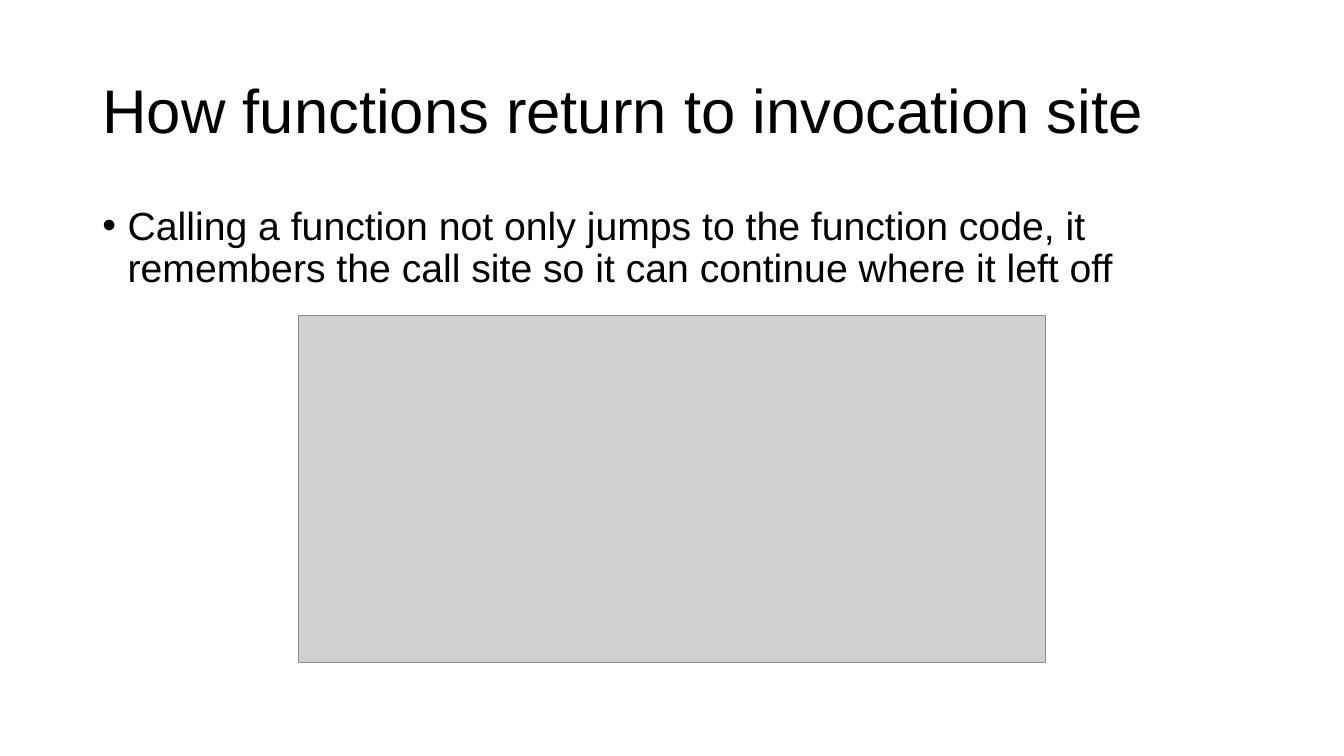
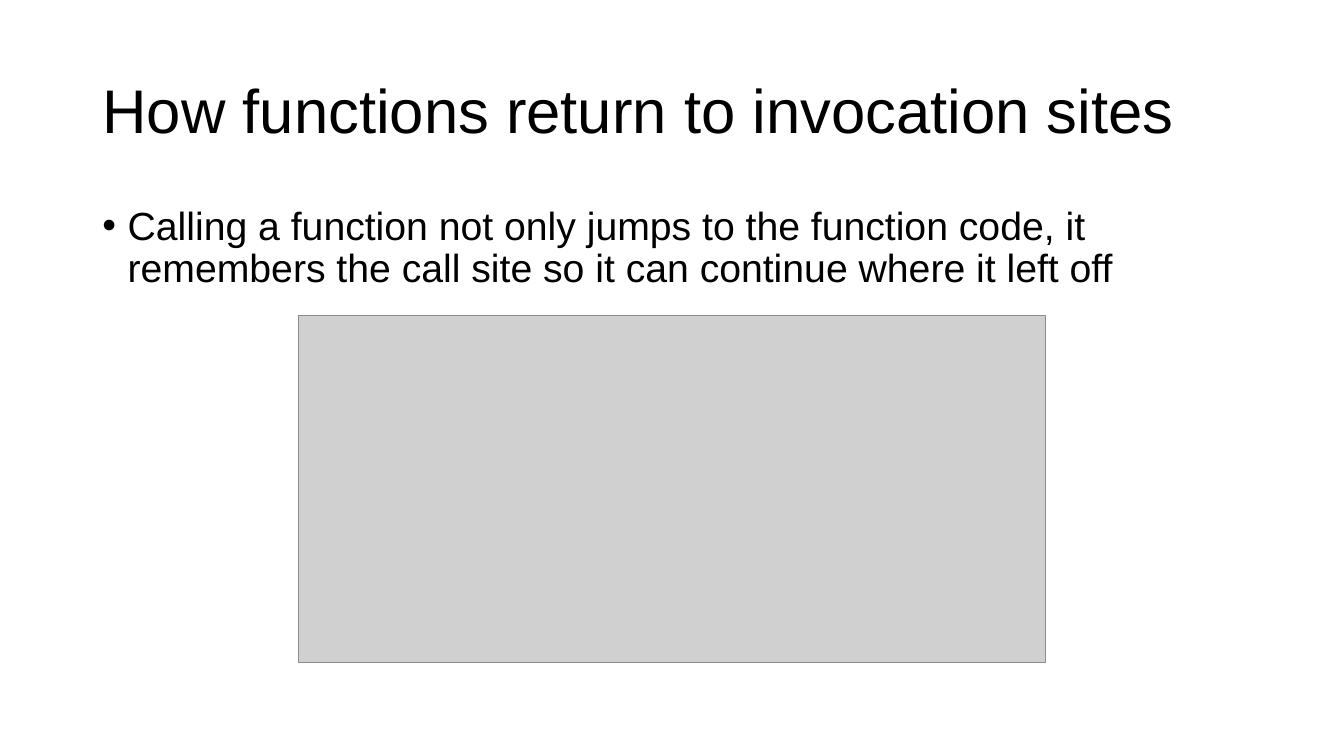
Before and after one commit to parrt/msds501, a slide deck: slide 24 of slides/functions.pptx. Drawn at 1344x756 pixels with LibreOffice and Linux fonts; fonts in the diff are those of the drawing; grey boxes stand for pictures; background and template pictures are left out. Boxes give left, top, right and bottom in pixels: in the first picture for what was removed or moved away, otherwise in the second. Text is boxed around its words. In the diff, an @@ line names an element or a change of style, - is before the commit and + after.

```diff
--- a/slides/functions.pptx
+++ b/slides/functions.pptx
@@ title at (102, 88, 1174, 134): text changed @@
-How functions return to invocation site
+How functions return to invocation sites
```
Also in this commit, not shown: 6 other slides changed.
